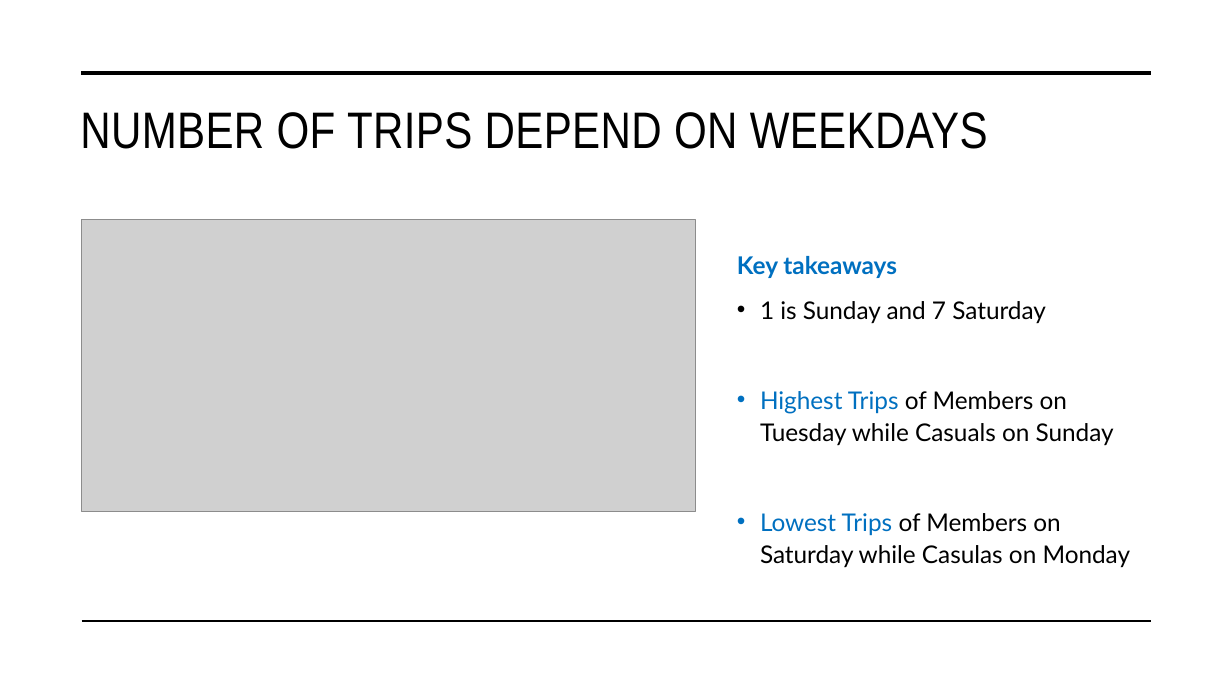
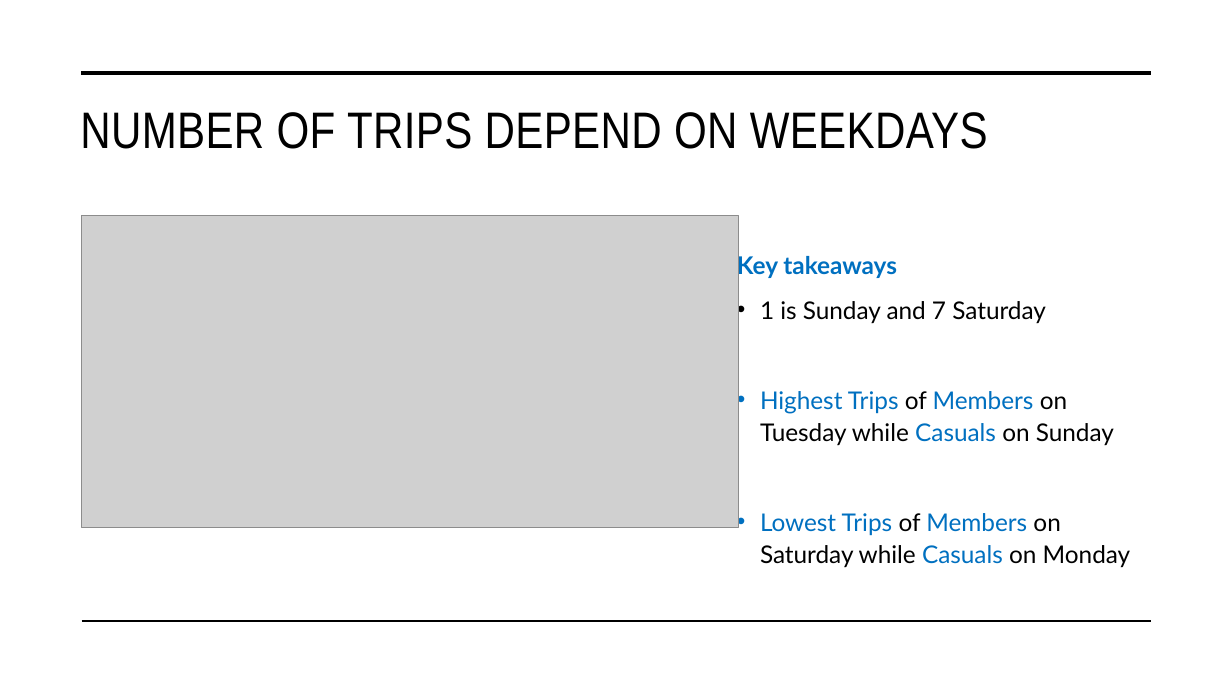
Before and after one commit to BassamKasar/Cyclistic-bikes-Data-Analytics-Case-Study, a slide deck: slide 5 of Data Analyst.pptx. Drawn at 1232x693 pixels with LibreOffice and Linux fonts; fonts in the diff are those of the drawing; grey boxes stand for pictures. Boxes give left, top, right and bottom in pixels: in the first picture for what was removed or moved away, otherwise in the second. Text is boxed around its words. In the diff, an @@ line names an element or a change of style, - is before the commit and + after.

```diff
--- a/Data Analyst.pptx
+++ b/Data Analyst.pptx
@@ picture: place and size @@
-picture at [81, 220, 695, 511]
+picture at [81, 216, 738, 528]
@@ text at [760, 391, 1114, 446]: text colour #000000 to #0070C0 in "Members Casuals" @@
@@ text at [760, 513, 1131, 568]: text changed; text colour #000000 to #0070C0 @@
-• Lowest Trips of Members on Saturday while Casulas on Monday
+• Lowest Trips of Members on Saturday while Casuals on Monday
```
Also in this commit, not shown: 1 other slide changed.
